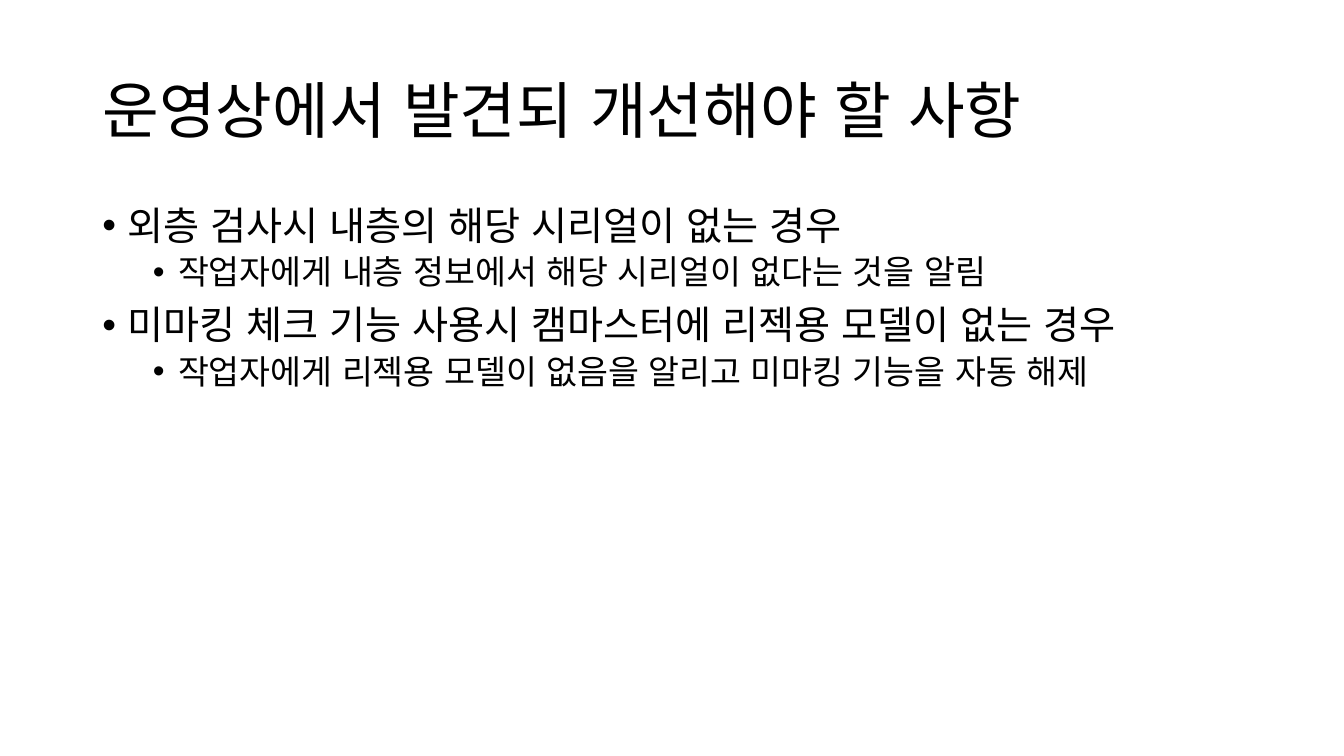
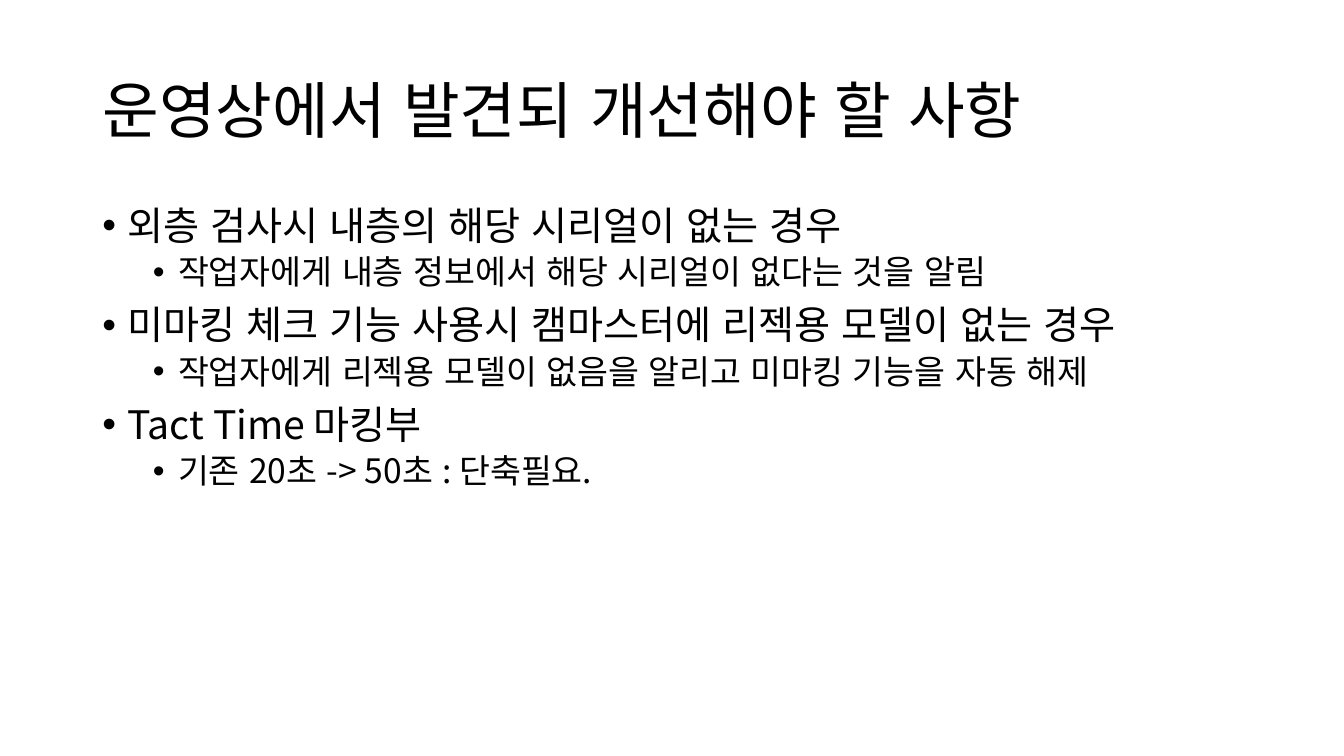
Before and after one commit to ShinYongDae/MyJob, a slide deck: slide 22 of RTR14호기 개발내용.pptx. Drawn at 1344x756 pixels with LibreOffice and Linux fonts; fonts in the diff are those of the drawing. Boxes give left, top, right and bottom in pixels: in the first picture for what was removed or moved away, otherwise in the second. Text is boxed around its words. In the diff, an @@ line names an element or a change of style, - is before the commit and + after.

```diff
--- a/RTR14호기 개발내용.pptx
+++ b/RTR14호기 개발내용.pptx
@@ text at (128,406,592,486): paragraphs added @@
+• Tact Time 마킹부
+  • 기존 20초 -> 50초 : 단축필요.
```
Also in this commit, not shown: 1 slide added, 8 other files.
